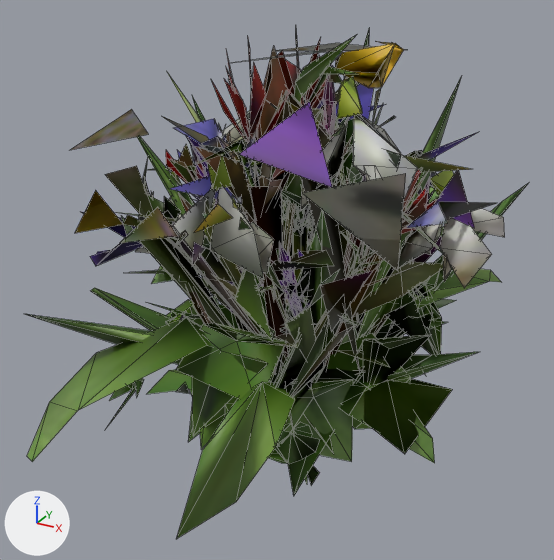
Before and after pictures for a commit that changed the glTF model labs/plants/data/flowers/tri300.gltf.
The view is the same before and after, from a 50 mm camera at (3.391, -0.371, 0.277) aimed at (3.193, -0.012, 0.097). Every picture has the same lights, and +X, +Y and +Z are marked at lower left. The older version comes first. Mesh edges are drawn as thin lines. Where no turn or scale is listed for an object, it has been applied to the vertices. Vertices at exactly the same position are counted once.

Objects in the first picture: '0:lupine', '1:paintbrush', '2:yarrow', '3:columbine', '4:thistle', '5:yucca', '6:snowdrops', '7:violets', '8:marsh marigold'.
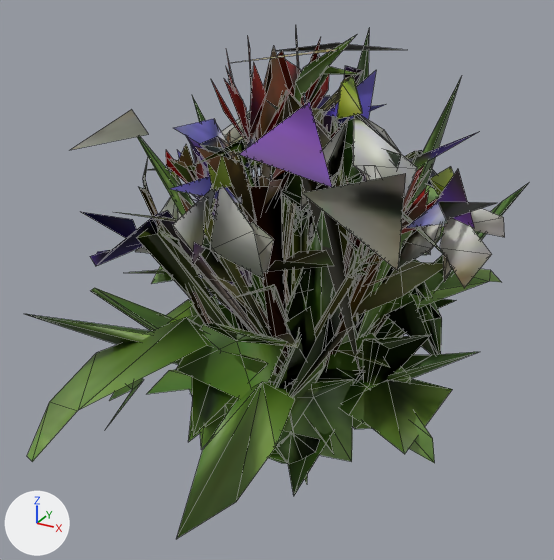
Patch to the scene script:
```diff
--- a/labs/plants/data/flowers/tri300.gltf.py
+++ b/labs/plants/data/flowers/tri300.gltf.py
@@ me_tripo_1566b070_2c22_4a8d_9905_0a242aa47d32_001 @@
-me_tripo_1566b070_2c22_4a8d_9905_0a242aa47d32_001.from_pydata(...)  # 697 vertices, 1085 faces; spans x -0.091..0.082, y -0.069..0.069, z 0.001..0.22
+me_tripo_1566b070_2c22_4a8d_9905_0a242aa47d32_001.from_pydata(...)  # 130 vertices, 271 faces; spans x -0.061..-0.03, y -0.033..0.011, z 0.08..0.182
+# me_tripo_1566b070_2c22_4a8d_9905_0a242aa47d32_001 part 1: 24 loose pieces with 512 vertices, spanning x -0.091..0.082, y -0.069..0.069, z 0.001..0.22, are deleted
+# other edits to the shape of me_tripo_1566b070_2c22_4a8d_9905_0a242aa47d32_001 do not show in these pictures
 me_tripo_1566b070_2c22_4a8d_9905_0a242aa47d32_001.materials.append(mat_tripo_1566b070_2c22_4a8d_9905_0a242aa47d32)
@@ me_tripo_1566b070_2c22_4a8d_9905_0a242aa47d32_003 @@
-me_tripo_1566b070_2c22_4a8d_9905_0a242aa47d32_003.from_pydata(...)  # 346 vertices, 377 faces; spans x -0.109..0.092, y -0.12..0.119, z 0.0..0.229
+me_tripo_1566b070_2c22_4a8d_9905_0a242aa47d32_003.from_pydata(...)  # 208 vertices, 282 faces; spans x -0.109..0.092, y -0.12..0.119, z 0.0..0.229
+# me_tripo_1566b070_2c22_4a8d_9905_0a242aa47d32_003 part 2: 23 loose pieces with 103 vertices, spanning x -0.085..0.063, y -0.071..0.064, z 0.009..0.181, are deleted
+# me_tripo_1566b070_2c22_4a8d_9905_0a242aa47d32_003 part 3: 16 vertices removed from x -0.031..0.081, y 0.03..0.096, z 0.032..0.094
+# me_tripo_1566b070_2c22_4a8d_9905_0a242aa47d32_003 part 4: 14 vertices removed from x -0.092..-0.038, y -0.099..-0.002, z 0.031..0.065
+# me_tripo_1566b070_2c22_4a8d_9905_0a242aa47d32_003 part 5: 4 kept faces spanning x -0.104..0.029, y -0.073..0.034, z 0.019..0.229 get new texture (UV) coordinates
+# other edits to the shape of me_tripo_1566b070_2c22_4a8d_9905_0a242aa47d32_003 do not show in these pictures
 me_tripo_1566b070_2c22_4a8d_9905_0a242aa47d32_003.materials.append(mat_tripo_1566b070_2c22_4a8d_9905_0a242aa47d32)
@@ me_tripo_1566b070_2c22_4a8d_9905_0a242aa47d32_005 @@
-me_tripo_1566b070_2c22_4a8d_9905_0a242aa47d32_005.from_pydata(...)  # 307 vertices, 462 faces; spans x -0.084..0.072, y -0.084..0.085, z -0.001..0.208
+me_tripo_1566b070_2c22_4a8d_9905_0a242aa47d32_005.from_pydata(...)  # 152 vertices, 263 faces; spans x -0.073..0.061, y -0.084..0.074, z -0.001..0.208
+# me_tripo_1566b070_2c22_4a8d_9905_0a242aa47d32_005 part 6: 10 loose pieces with 44 vertices, spanning x -0.084..0.072, y -0.078..0.084, z 0.064..0.174, are deleted
+# me_tripo_1566b070_2c22_4a8d_9905_0a242aa47d32_005 part 7: 1 vertex moved within x 0.006, y 0.004, z 0.133; 107 vertices removed from x -0.046..0.021, y -0.028..0.035, z 0.121..0.181
+# other edits to the shape of me_tripo_1566b070_2c22_4a8d_9905_0a242aa47d32_005 do not show in these pictures
 me_tripo_1566b070_2c22_4a8d_9905_0a242aa47d32_005.materials.append(mat_tripo_1566b070_2c22_4a8d_9905_0a242aa47d32)
@@ me_tripo_1566b070_2c22_4a8d_9905_0a242aa47d32_009 @@
-me_tripo_1566b070_2c22_4a8d_9905_0a242aa47d32_009.from_pydata(...)  # 337 vertices, 392 faces; spans x -0.107..0.101, y -0.118..0.109, z -0.009..0.23
+me_tripo_1566b070_2c22_4a8d_9905_0a242aa47d32_009.from_pydata(...)  # 184 vertices, 280 faces; spans x -0.107..0.093, y -0.096..0.109, z -0.009..0.187
+# me_tripo_1566b070_2c22_4a8d_9905_0a242aa47d32_009 part 8: 32 loose pieces with 140 vertices, spanning x -0.093..0.101, y -0.118..0.051, z 0.005..0.23, are deleted
+# me_tripo_1566b070_2c22_4a8d_9905_0a242aa47d32_009 part 9: 2 kept faces spanning x 0.012..0.042, y -0.08..0.025, z 0.007..0.179 get new texture (UV) coordinates
+# other edits to the shape of me_tripo_1566b070_2c22_4a8d_9905_0a242aa47d32_009 do not show in these pictures
 me_tripo_1566b070_2c22_4a8d_9905_0a242aa47d32_009.materials.append(mat_tripo_1566b070_2c22_4a8d_9905_0a242aa47d32)
```

Pixel boxes (x1, y1, x2, y2) of what changed, in the pictures (554 x 560 px):
'8:marsh marigold', reshaped: before (75, 41, 469, 484); after (160, 152, 452, 484)
'2:yarrow', reshaped: before (70, 43, 456, 485); after (70, 43, 456, 464)
'4:thistle', reshaped (18% narrower): before (105, 90, 440, 409); after (137, 90, 411, 409)
'0:lupine', reshaped (mostly hidden afterwards): before (150, 64, 442, 385); after (186, 136, 252, 287)
part 1 of me_tripo_1566b070_2c22_4a8d_9905_0a242aa47d32_001, deleted: before (150, 64, 442, 385)
part 2 of me_tripo_1566b070_2c22_4a8d_9905_0a242aa47d32_003, deleted: before (121, 191, 363, 485)
part 3 of me_tripo_1566b070_2c22_4a8d_9905_0a242aa47d32_003, deleted: before (391, 312, 448, 330)
part 4 of me_tripo_1566b070_2c22_4a8d_9905_0a242aa47d32_003, deleted: before (135, 311, 190, 397)
part 5 of me_tripo_1566b070_2c22_4a8d_9905_0a242aa47d32_003, surface changed: (70, 48, 339, 150) in both
part 6 of me_tripo_1566b070_2c22_4a8d_9905_0a242aa47d32_005, deleted: before (105, 166, 440, 332)
part 7 of me_tripo_1566b070_2c22_4a8d_9905_0a242aa47d32_005, cut back: before (244, 145, 340, 237); after (308, 211, 311, 217)
part 8 of me_tripo_1566b070_2c22_4a8d_9905_0a242aa47d32_009, deleted: before (75, 41, 469, 341)
part 9 of me_tripo_1566b070_2c22_4a8d_9905_0a242aa47d32_009, surface changed (darker): (285, 221, 316, 359) in both
